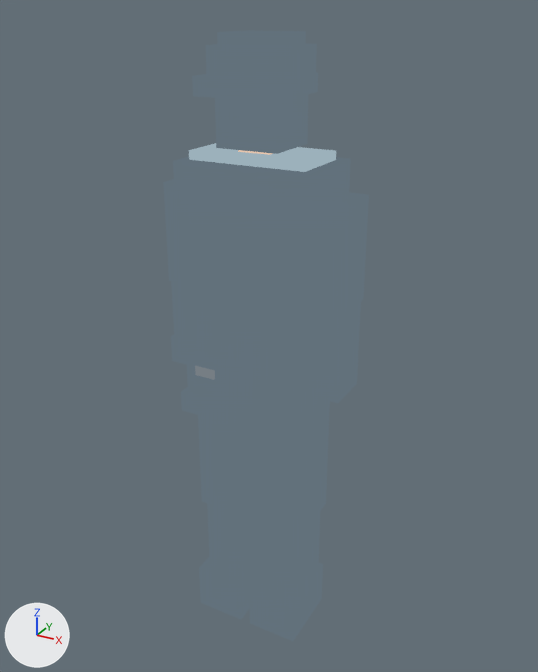
Two versions of the glTF model assets/generated/technician.glb, one commit apart.
The view is the same before and after, from a 50 mm lens placed at (1.059, -1.886, 2.0), pointed at (0.005, 0.03, 1.042). Every picture has the same lights, and +X, +Y and +Z are marked at lower left. The first picture is the older version.

Objects in the first picture: 'technician-skin'.
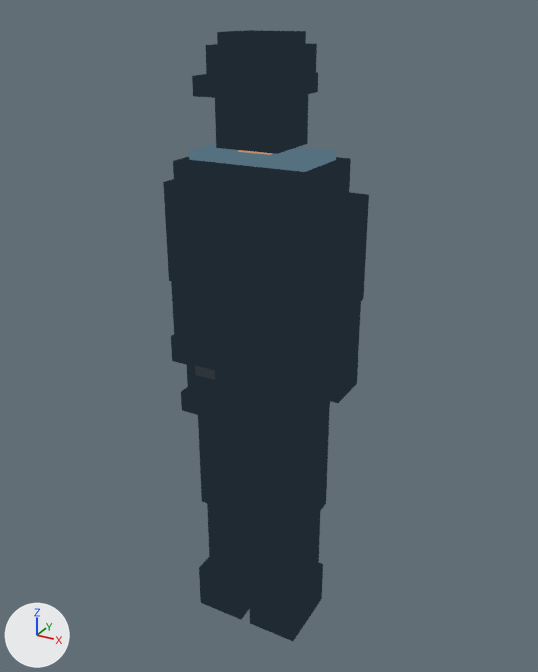
Pixel boxes (x1, y1, x2, y2) of what changed, in the pictures (538 x 672 px):
```json
{"object": "technician-skin", "change": "recoloured", "before": [163, 30, 369, 641], "after": [163, 30, 369, 641], "on screen": "darker"}
```

Scene script edits in JSON lines:
```json
{"block": "mat_ink", "where": "n0 = _N.new('ShaderNodeEmission'); n0.name = 'Emission'"}
{"op": "set", "path": "n0.inputs[0].default_value", "old": "(0.122, 0.165, 0.2, 1.0)", "new": "(0.0137, 0.0232, 0.0331, 1.0)", "note": "'Color', greyish blue #62717c -> 'Color', dark blue #1f2a33"}
{"block": "mat_workerslate", "where": "n0 = _N.new('ShaderNodeEmission'); n0.name = 'Emission'"}
{"op": "set", "path": "n0.inputs[0].default_value", "old": "(0.333, 0.439, 0.498, 1.0)", "new": "(0.0908, 0.162, 0.212, 1.0)", "note": "'Color', greyish blue #9cb1bb -> 'Color', blue #55707f"}
```
